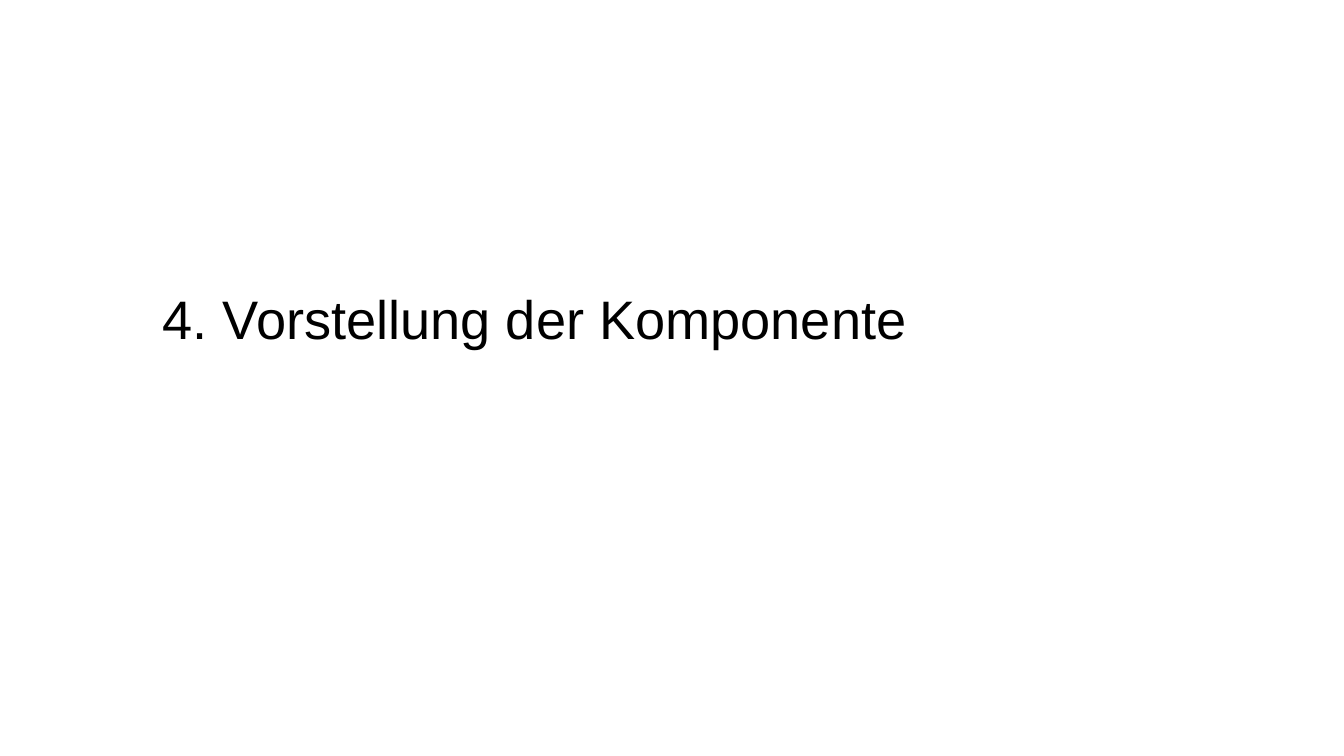
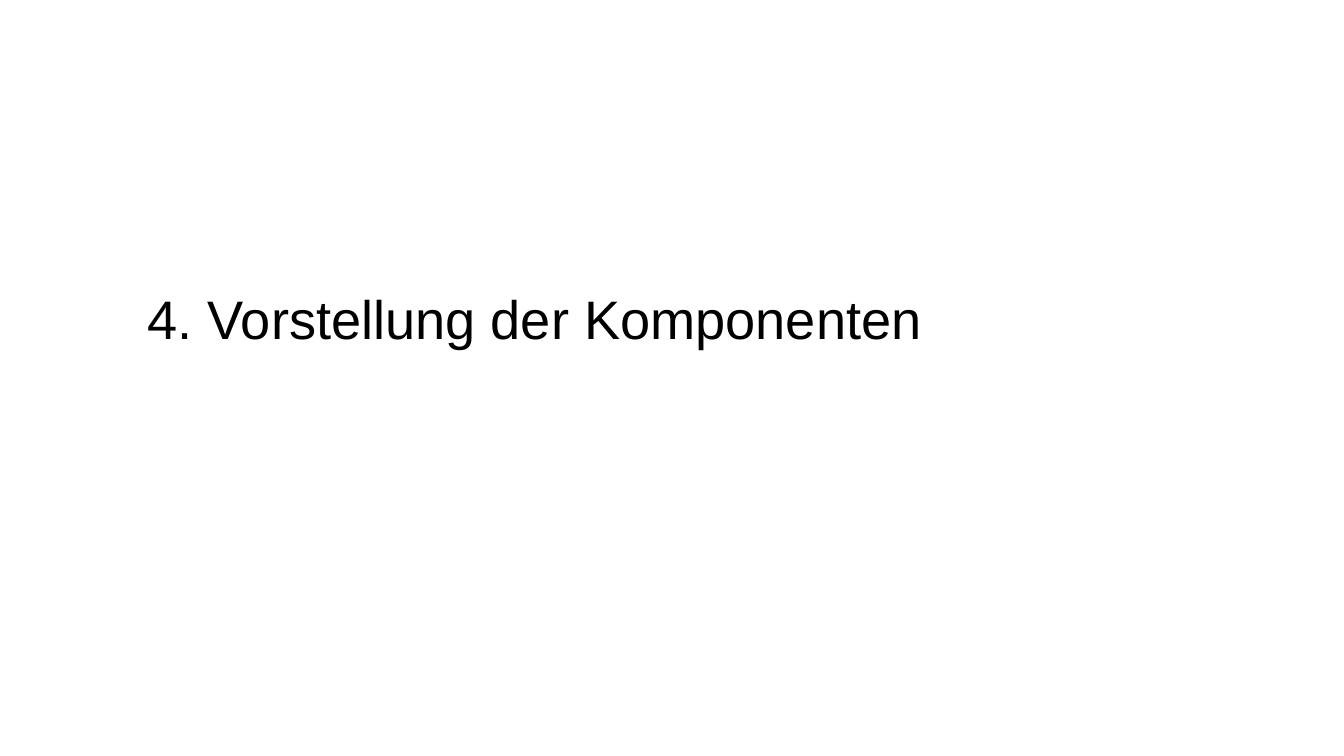
Before and after one commit to carstenkuckuk/CppUGBochum, a slide deck: slide 25 of doc/20180920_CppUGBochum_CI_Jenkins_CMake_GoogleTest.odp. Drawn at 1344x756 pixels with LibreOffice and Linux fonts; fonts in the diff are those of the drawing; background and template pictures are left out. Boxes give left, top, right and bottom in pixels: in the first picture for what was removed or moved away, otherwise in the second. Text is boxed around its words. In the diff, an @@ line names an element or a change of style, - is before the commit and + after.

Commit message:
Typos

```diff
--- a/doc/20180920_CppUGBochum_CI_Jenkins_CMake_GoogleTest.odp
+++ b/doc/20180920_CppUGBochum_CI_Jenkins_CMake_GoogleTest.odp
@@ subtitle at (x1=148, y1=299, x2=921, y2=349): text changed @@
-4. Vorstellung der Komponente
+4. Vorstellung der Komponenten
```
Also in this commit, not shown: 13 other slides changed.
